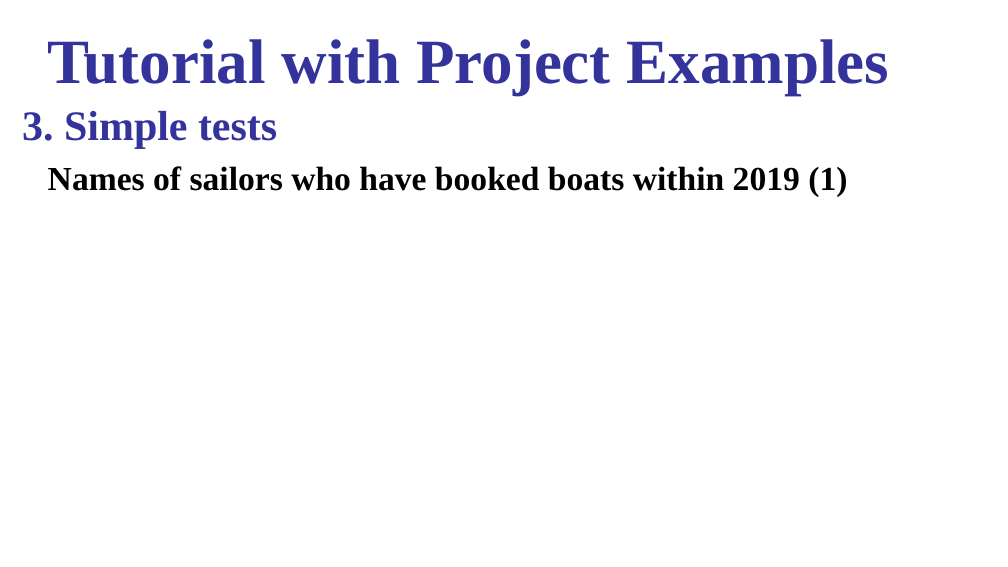
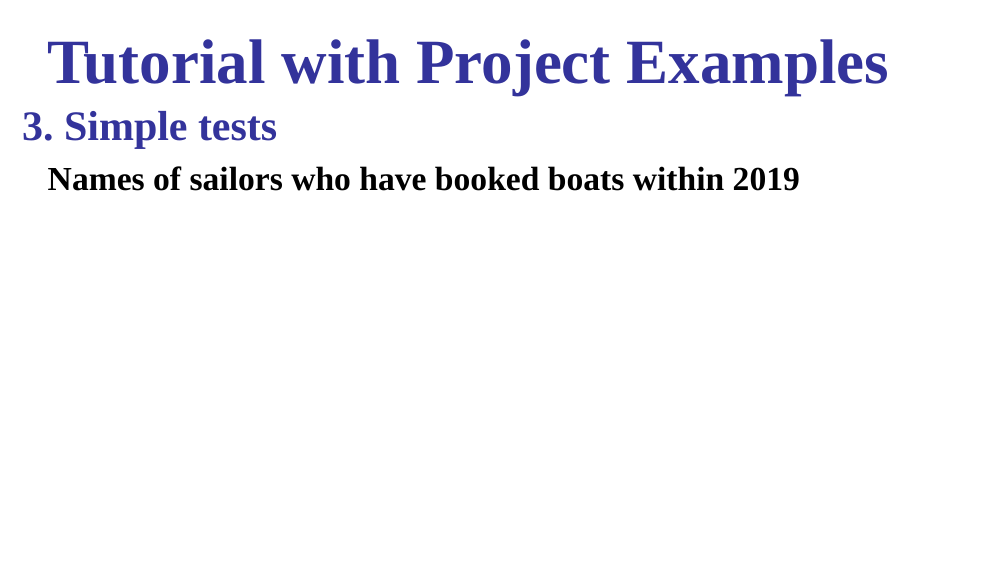
Before and after one commit to gongghao/database-labs, a slide deck: slide 9 of content/projects/project2/materials/Project_2_release.pptx. Drawn at 1008x567 pixels with LibreOffice and Linux fonts; fonts in the diff are those of the drawing. Boxes give left, top, right and bottom in pixels: in the first picture for what was removed or moved away, otherwise in the second. Text is boxed around its words. In the diff, an @@ line names an element or a change of style, - is before the commit and + after.

```diff
--- a/content/projects/project2/materials/Project_2_release.pptx
+++ b/content/projects/project2/materials/Project_2_release.pptx
@@ text at [48,166,800,191]: text changed @@
-Names of sailors who have booked boats within 2019 (1)
+Names of sailors who have booked boats within 2019
```
Also in this commit, not shown: 4 other slides changed, 2 other files.
